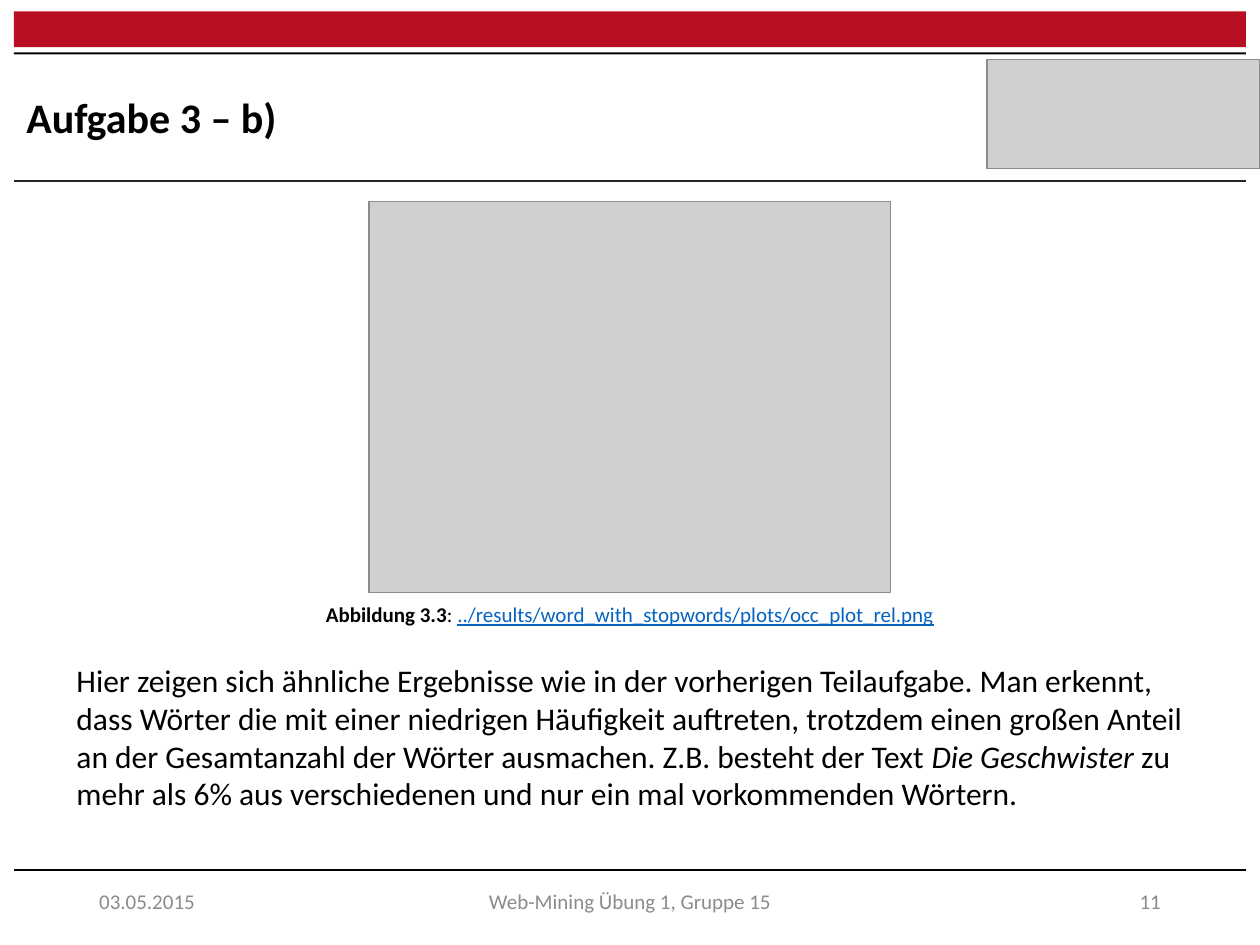
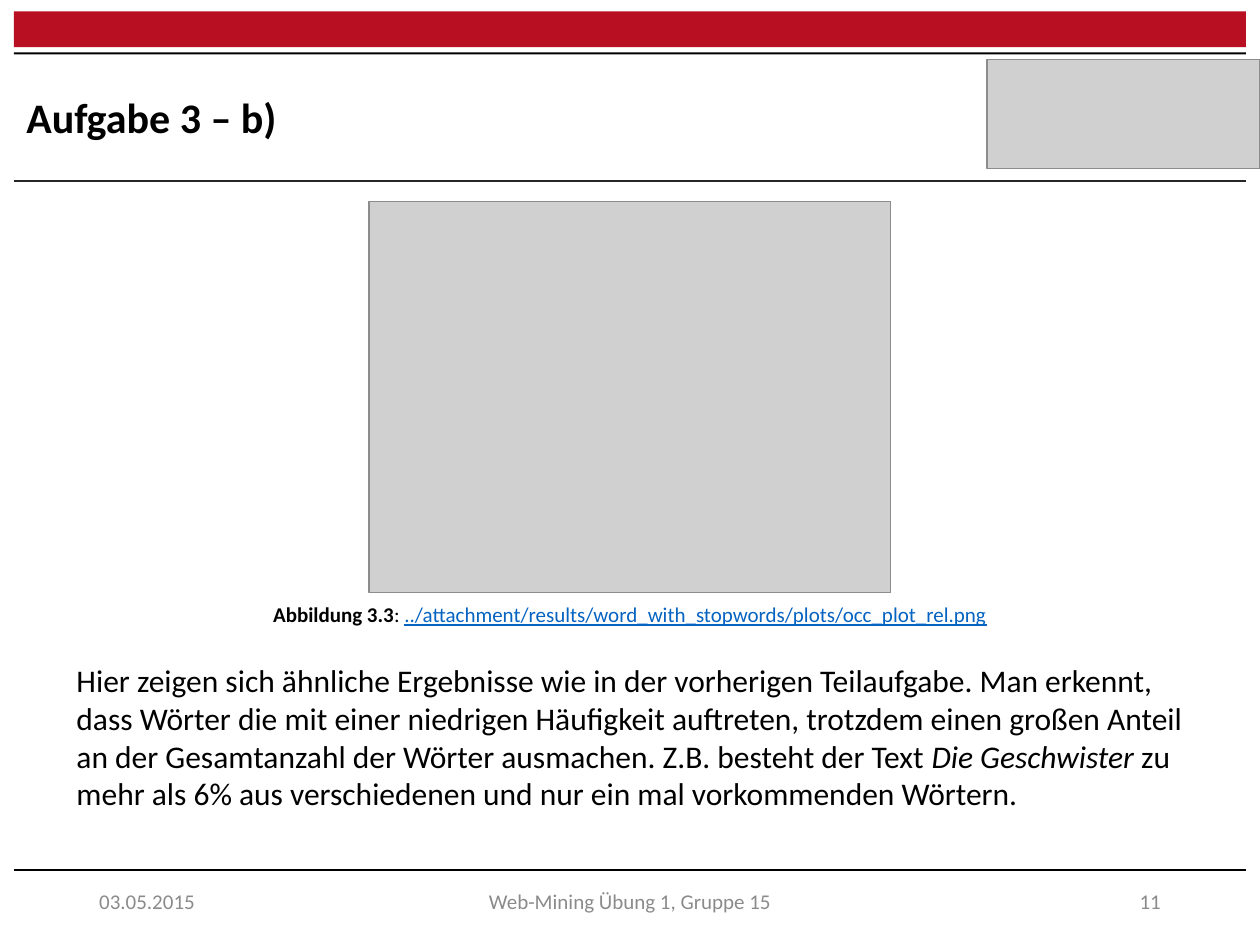
Before and after one commit to raQai/web-mining, a slide deck: slide 12 of ex1/ex1_results.pptx. Drawn at 1260x945 pixels with LibreOffice and Linux fonts; fonts in the diff are those of the drawing; grey boxes stand for pictures. Boxes give left, top, right and bottom in pixels: in the first picture for what was removed or moved away, otherwise in the second. Text is boxed around its words. In the diff, an @@ line names an element or a change of style, - is before the commit and + after.

```diff
--- a/ex1/ex1_results.pptx
+++ b/ex1/ex1_results.pptx
@@ text at bbox=[273, 607, 985, 626]: text changed @@
-Abbildung 3.3: ../results/word_with_stopwords/plots/occ_plot_rel.png
+Abbildung 3.3: ../attachment/results/word_with_stopwords/plots/occ_plot_rel.png
```
Also in this commit, not shown: 10 other slides changed, 1 other file.
